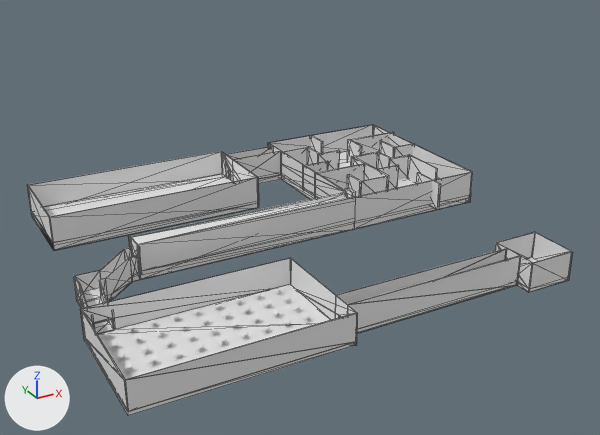
The glTF model models/MindMapTwo.glb, before and after one commit.
The view is the same before and after, from a 50 mm camera at (-591.0, -570.0, 406.0) aimed at (-203.0, 135.0, 53.0). Arrows for +X, +Y and +Z are at lower left; the lights stay in place. Mesh edges are drawn as thin lines on the coarser meshes. Where no turn or scale is listed for an object, it has been applied to the vertices. Vertices at the same position are counted once.

Before the edit, the objects in view are built like this:
```python
me_cube = bpy.data.meshes.new('Cube')
me_cube.from_pydata(...)  # 114 vertices, 222 faces; spans x -2.0..467.0, y -55.0..192.0, z -37.0..33.0
me_cube_019 = bpy.data.meshes.new('Cube.019')
me_cube_019.from_pydata(...)  # 16 vertices, 28 faces; spans x -0.4..0.4, y -27.5..98.6, z -13.6..19.8
me_cube_022 = bpy.data.meshes.new('Cube.022')
me_cube_022.from_pydata(...)  # 8 vertices, 12 faces; spans x -173.0..66.0, y -1.0..0.0, z -8.0..31.0
ob_wall_001 = bpy.data.objects.new('Wall.001', me_cube_019)
ob_wall_001.location = (-233.2, 0.9, 8.7)
ob_wall_018 = bpy.data.objects.new('Wall.018', me_cube)
ob_wall_018.location = (-437.1, 155.7, 29.4)
ob_wall_019 = bpy.data.objects.new('Wall.019', me_cube_022)
ob_wall_019.location = (-264.7, 347.1, 31.6)
# also in view: 'Wall.023' at (-166.0, 312.0, 46.0); 'Wall.007' at (2.0, -27.0, 12.0); 'Wall.006' at (-129.0, 11.0, 12.0); 'Plane.004' at (-256.0, 146.0, 60.0); 'Wall.021' at (-438.0, 295.0, 43.0)
```
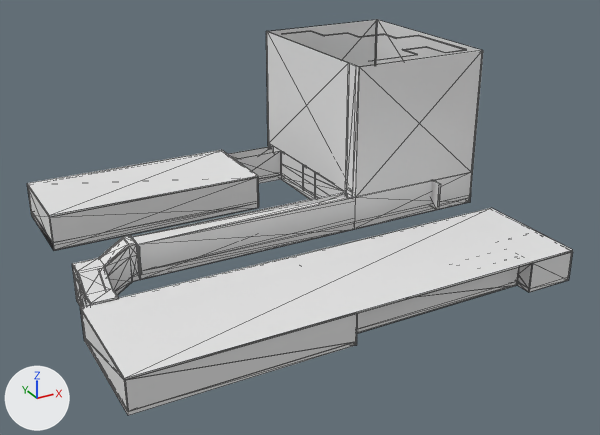
Boxes [x1, y1, x2, y2] around the edits, measured in the pictures (600 x 435 px):
'Wall.018', reshaped (42% taller)
    before: [74, 125, 473, 327]
    after: [72, 20, 483, 307]
'Cube.001', added
    after: [80, 208, 573, 380]
'Cube', added
    after: [27, 150, 258, 217]
'Cube.002', added
    after: [72, 235, 136, 305]
'Isolated', added
    after: [282, 31, 467, 61]
part 1 of me_cube, built on
    before: [74, 248, 136, 307]
    after: [72, 244, 138, 305]
part 2 of me_cube, built on
    before: [270, 125, 472, 197]
    after: [266, 20, 483, 197]
'Floor', unchanged, covered by the edit
    before: [44, 150, 538, 415]
    after: [38, 175, 529, 415]
'MazeWalls', unchanged, covered by the edit
    before: [281, 132, 441, 210]
    after: [281, 152, 441, 210]
'Wall.004', unchanged, covered by the edit
    before: [80, 258, 291, 334]
'Wall.019', unchanged, covered by the edit
    before: [27, 151, 222, 215]

What changed in the scene script:
```text
Change me_cube:
    used by ob_wall_018; location = (-437.1, 155.7, 29.4)
    remove me_cube.from_pydata(...)  # 114 vertices, 222 faces; spans x -2.0..467.0, y -55.0..192.0, z -37.0..33.0
    add me_cube.from_pydata(...)  # 159 vertices, 314 faces; spans x -2.0..467.0, y -55.0..192.0, z -37.0..176.0
    me_cube part 1
    24 faces are deleted
    16 new vertices lie (0.0, 0.0, 12.0) away from vertices in x -2.0..57.0, y -55.0..0.0, z -10.0..21.0
    12 new vertices lie (0.0, 0.0, 11.0) away from vertices in x -2.0..24.0, y -19.0..0.0, z 5.0
    80 new faces join them
    me_cube part 2
    14 faces are deleted
    17 new vertices lie (0.0, 0.0, 143.0) away from vertices in x 303.0..467.0, y -19.0..192.0, z 33.0
    50 new faces join them
Add me_plane_007:
    me_plane_007.from_pydata(...)  # 56 vertices, 108 faces; spans x -15.0..124.0, y -7.0..169.0, z 0.0
Add me_cube_029:
    me_cube_029.from_pydata(...)  # 24 vertices, 44 faces; spans x -1.8..56.8, y 166.2..224.4, z -15.4..17.8
Add me_cube_028:
    me_cube_028.from_pydata([(-2.0, 98.0, -1.0), (-2.0, 98.0, 1.0), (-2.0, 224.0, -1.0), (-2.0, 224.0, 1.0), (476.0, 97.0, -1.0), (476.0, 97.0, 1.0), (476.0, 223.0, -1.0), (476.0, 223.0, 1.0)], [], [(0, 1, 3), (0, 3, 2), (2, 3, 7), (2, 7, 6), (6, 7, 5), (6, 5, 4), (4, 5, 1), (4, 1, 0), (2, 6, 4), (2, 4, 0), (7, 3, 1), (7, 1, 5)])
Add me_cube_027:
    me_cube_027.from_pydata(...)  # a box spanning x -2.0..237.0, y 98.0..202.0, z -1.0..1.0
Add ob_isolated:
    ob_isolated = bpy.data.objects.new('Isolated', me_plane_007)
    ob_isolated.location = (-108.0, 156.0, 205.4)
Add ob_cube_002:
    ob_cube_002 = bpy.data.objects.new('Cube.002', me_cube_029)
    ob_cube_002.location = (-437.4, -68.3, 46.5)
Add ob_cube_001:
    ob_cube_001 = bpy.data.objects.new('Cube.001', me_cube_028)
    ob_cube_001.location = (-446.5, -124.1, 29.5)
Add ob_cube:
    ob_cube = bpy.data.objects.new('Cube', me_cube_027)
    ob_cube.location = (-436.3, 145.3, 63.2)
```
